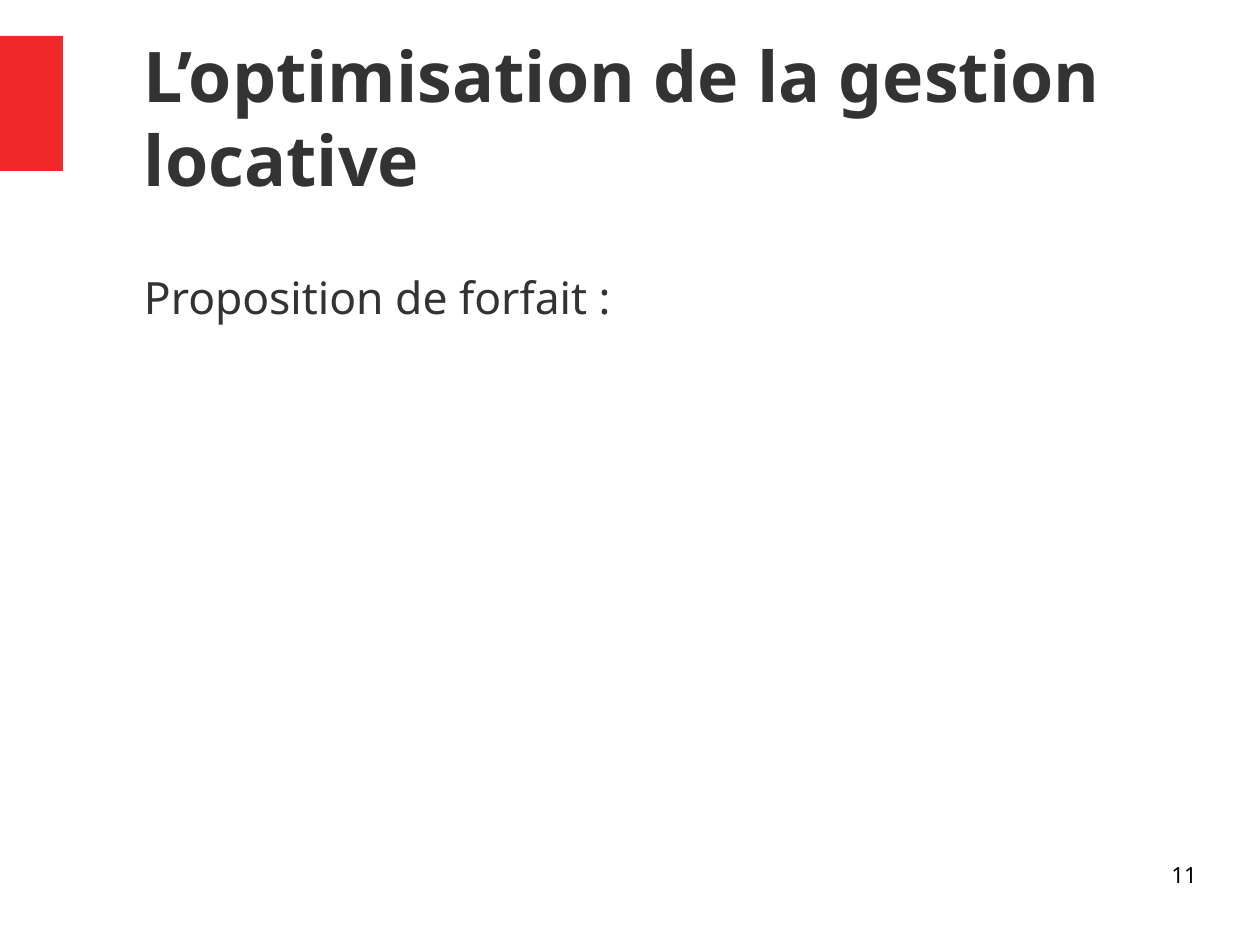
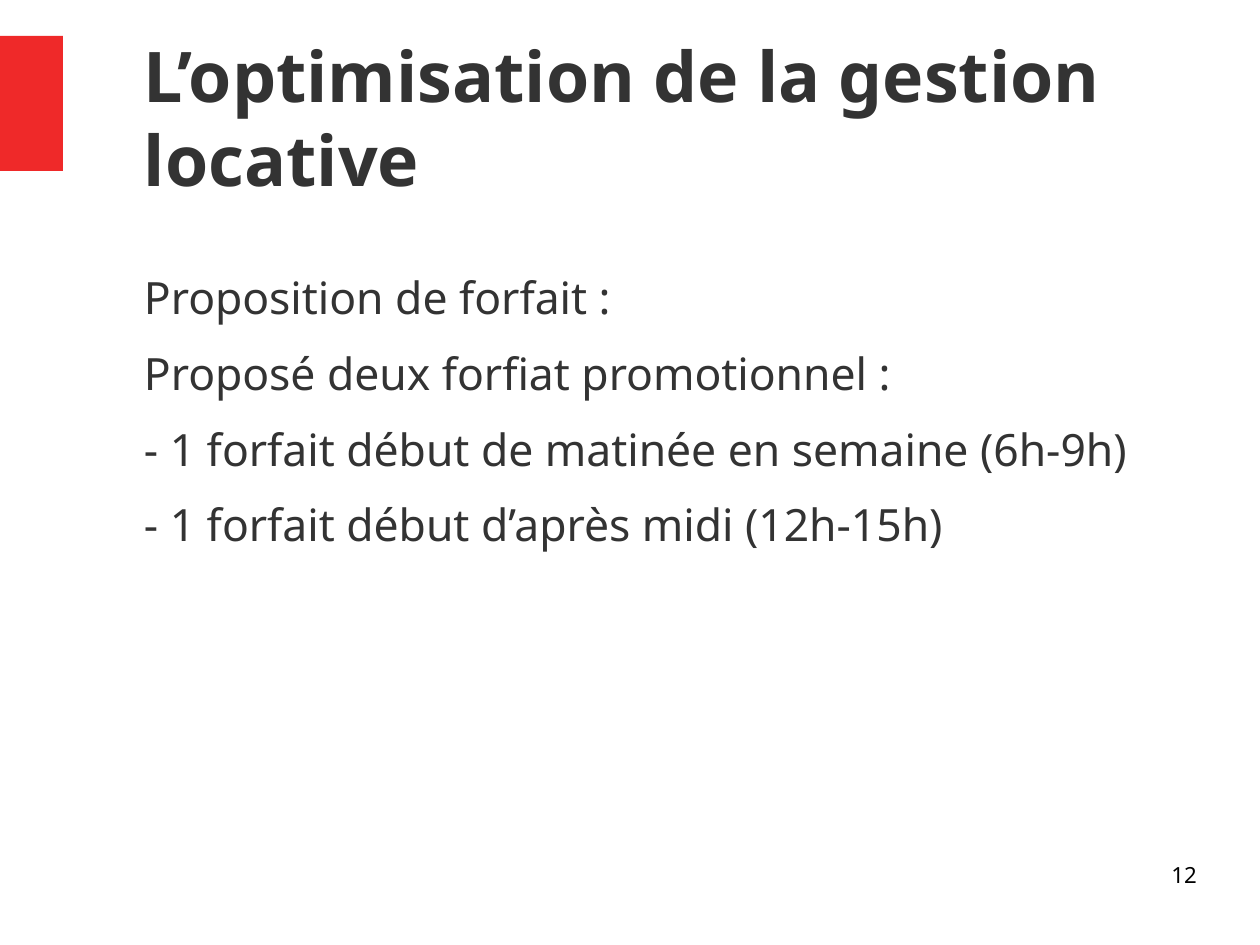
Before and after one commit to yayahamour/project_bike, a slide deck: slide 12 of presentation.odp (slide 11 before the commit). Drawn at 1260x945 pixels with LibreOffice and Linux fonts; fonts in the diff are those of the drawing. Boxes give left, top, right and bottom in pixels: in the first picture for what was removed or moved away, otherwise in the second. Text is boxed around its words. In the diff, an @@ line names an element or a change of style, - is before the commit and + after.

```diff
--- a/presentation.odp
+++ b/presentation.odp
@@ text at (144, 356, 1127, 552): paragraphs added @@
+Proposé deux forfiat promotionnel :
+- 1 forfait début de matinée en semaine (6h-9h)
+- 1 forfait début d’après midi (12h-15h)
@@ page number at (1171, 867, 1196, 883): text changed @@
-11
+12
```
Also in this commit, not shown: 4 other slides changed, 1 slide added, 1 other file.
